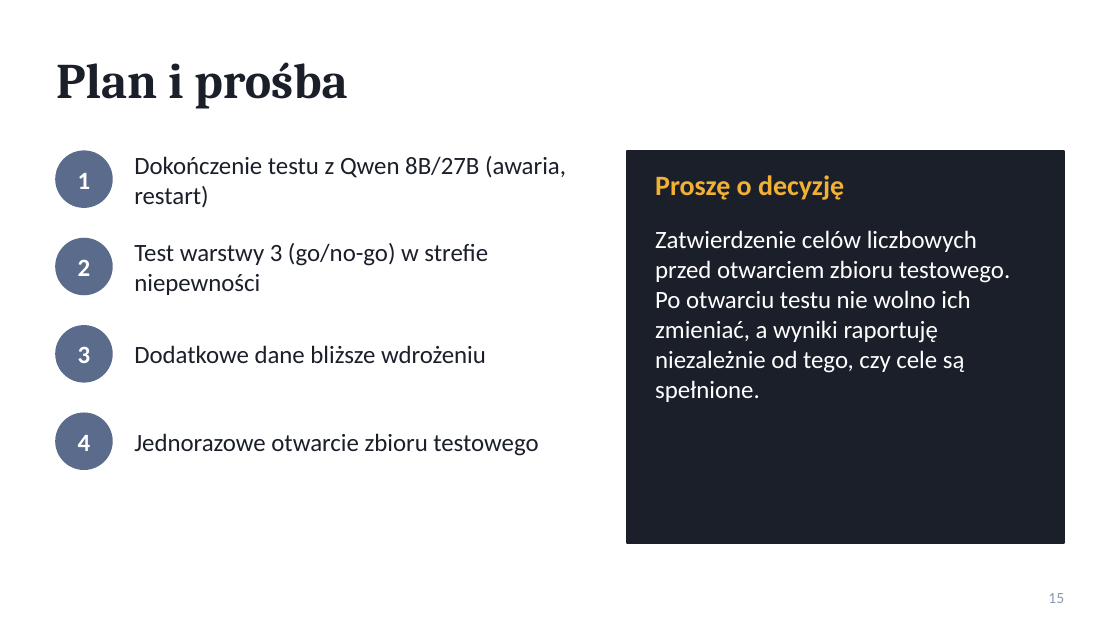
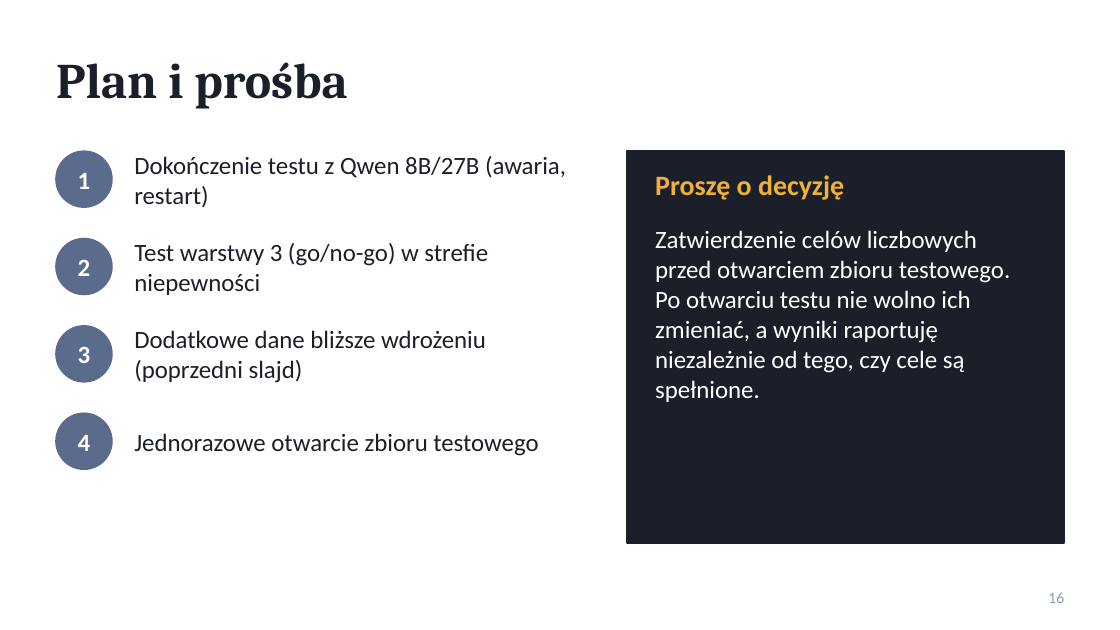
Before and after one commit to philip-melkowski/philip_melkowski_praca_inz, a slide deck: slide 16 of docs/prezentacja_postepy.pptx (slide 15 before the commit). Drawn at 1120x630 pixels with LibreOffice and Linux fonts; fonts in the diff are those of the drawing. Boxes give left, top, right and bottom in pixels: in the first picture for what was removed or moved away, otherwise in the second. Text is boxed around its words. In the diff, an @@ line names an element or a change of style, - is before the commit and + after.

```diff
--- a/docs/prezentacja_postepy.pptx
+++ b/docs/prezentacja_postepy.pptx
@@ text at [134,330,486,383]: text changed @@
-Dodatkowe dane bliższe wdrożeniu
+Dodatkowe dane bliższe wdrożeniu (poprzedni slajd)
@@ page number at [1048,592,1064,603]: text changed @@
-15
+16
```
Also in this commit, not shown: 1 slide added, 3 other files.
